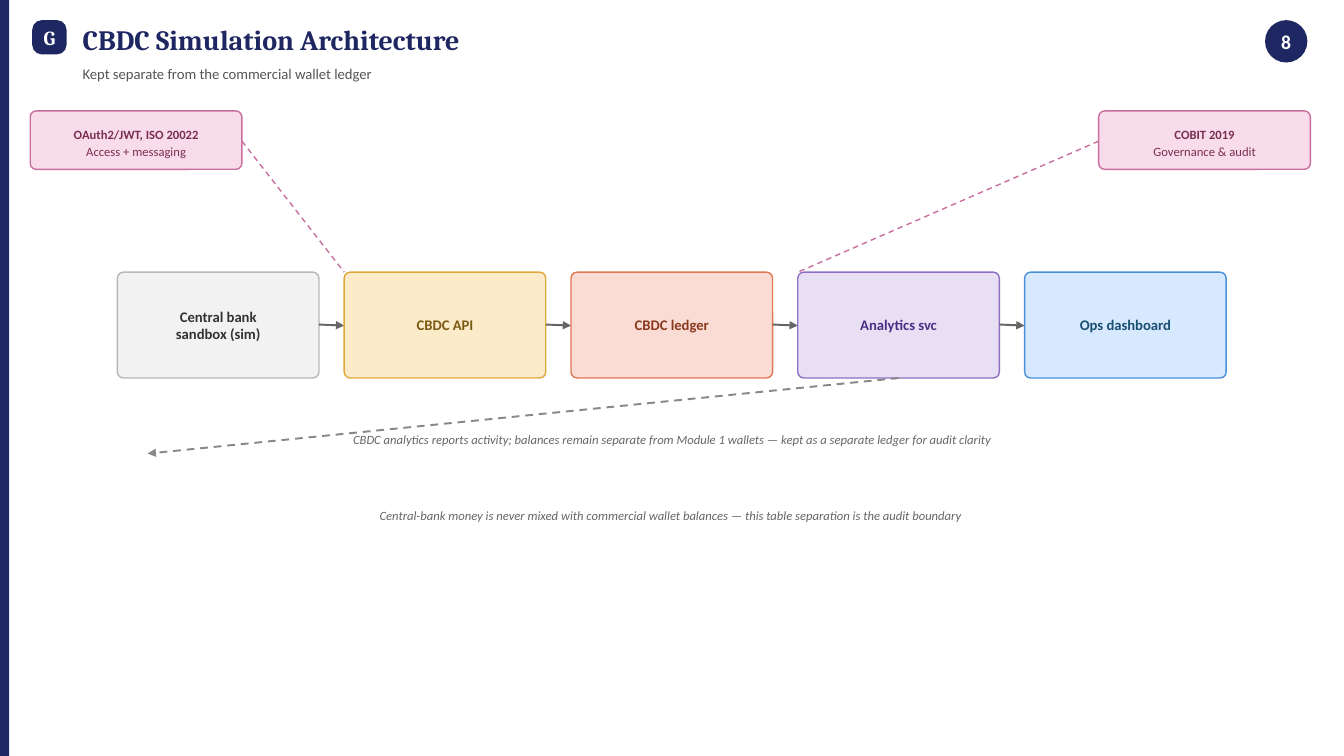
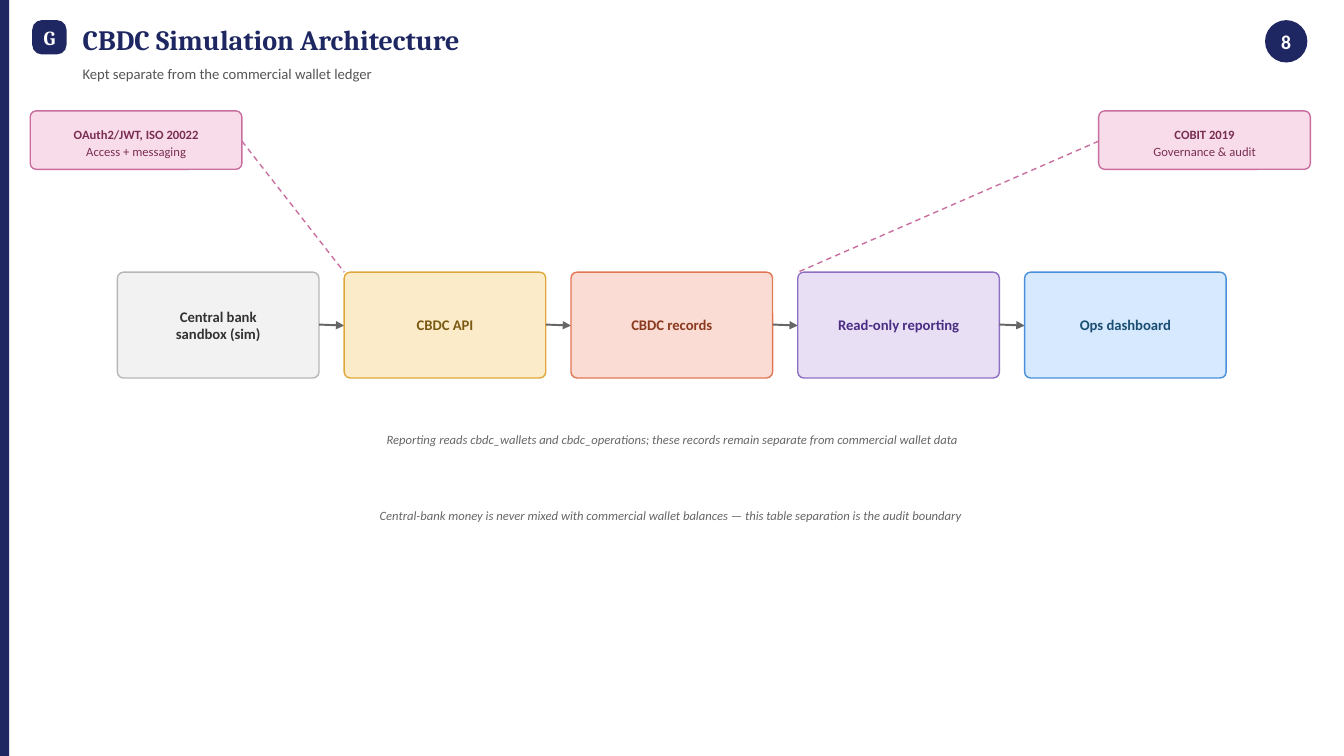
Before and after one commit to M-Abubakr04/GlobalPay_Fintech_Solution, a slide deck: slide 9 of docs/architecture/GlobalPay_Mandatory_Architecture_Deliverables.pptx. Drawn at 1344x756 pixels with LibreOffice and Linux fonts; fonts in the diff are those of the drawing. Boxes give left, top, right and bottom in pixels: in the first picture for what was removed or moved away, otherwise in the second. Text is boxed around its words. In the diff, an @@ line names an element or a change of style, - is before the commit and + after.

Commit message:
Correct CBDC architecture reporting flow

```diff
--- a/docs/architecture/GlobalPay_Mandatory_Architecture_Deliverables.pptx
+++ b/docs/architecture/GlobalPay_Mandatory_Architecture_Deliverables.pptx
@@ text at bbox=[631, 319, 712, 330]: text changed @@
-CBDC ledger
+CBDC records
@@ text at bbox=[838, 319, 959, 333]: text changed @@
-Analytics svc
+Read-only reporting
@@ arrow removed from (898, 378) to (148, 454) @@
@@ text at bbox=[387, 435, 958, 446]: text changed @@
-CBDC analytics reports activity; balances remain separate from Module 1 wallets — kept as a separate ledger for audit clarity
+Reporting reads cbdc_wallets and cbdc_operations; these records remain separate from commercial wallet data
```
Also in this commit, not shown: 1 other file.
